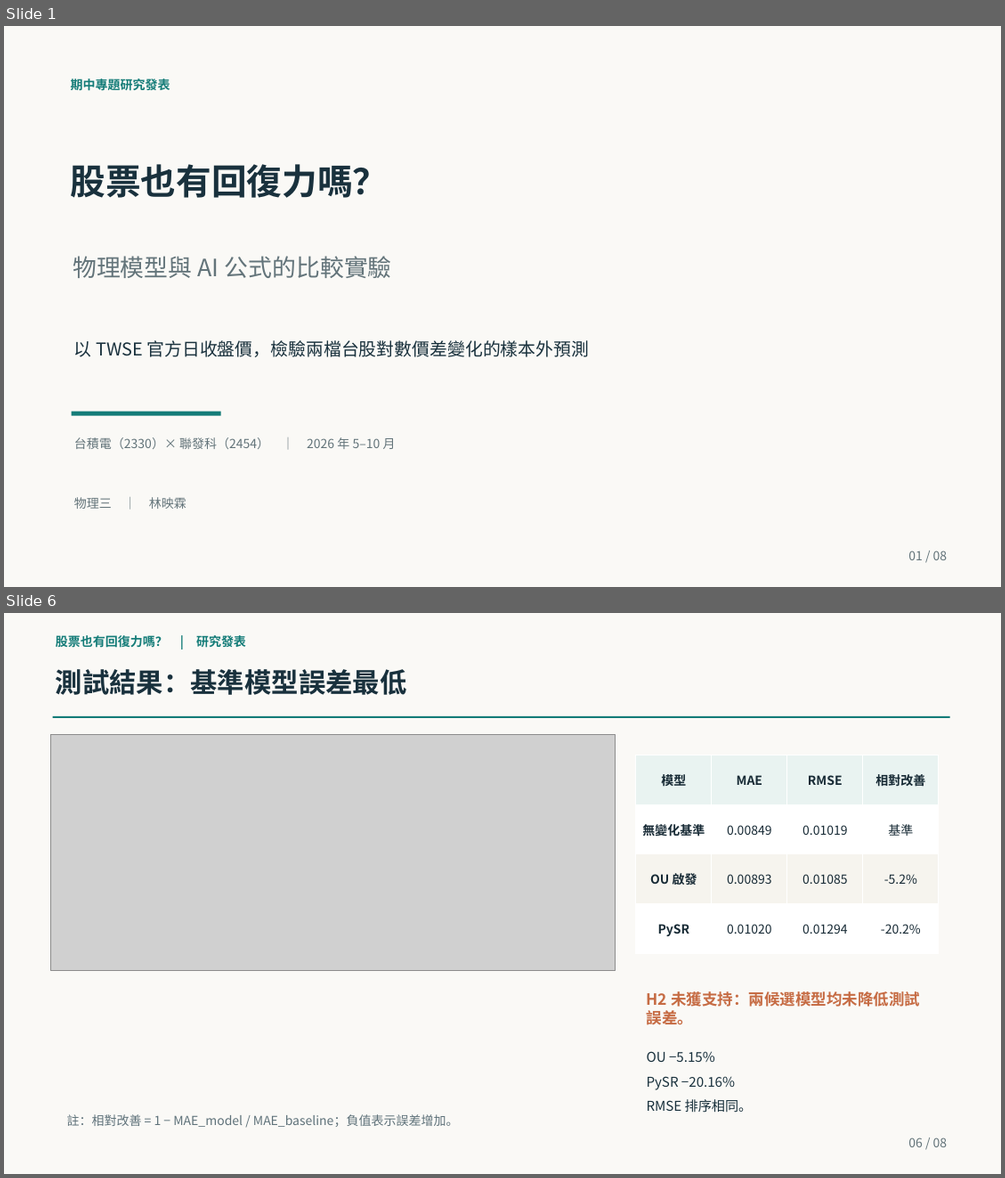
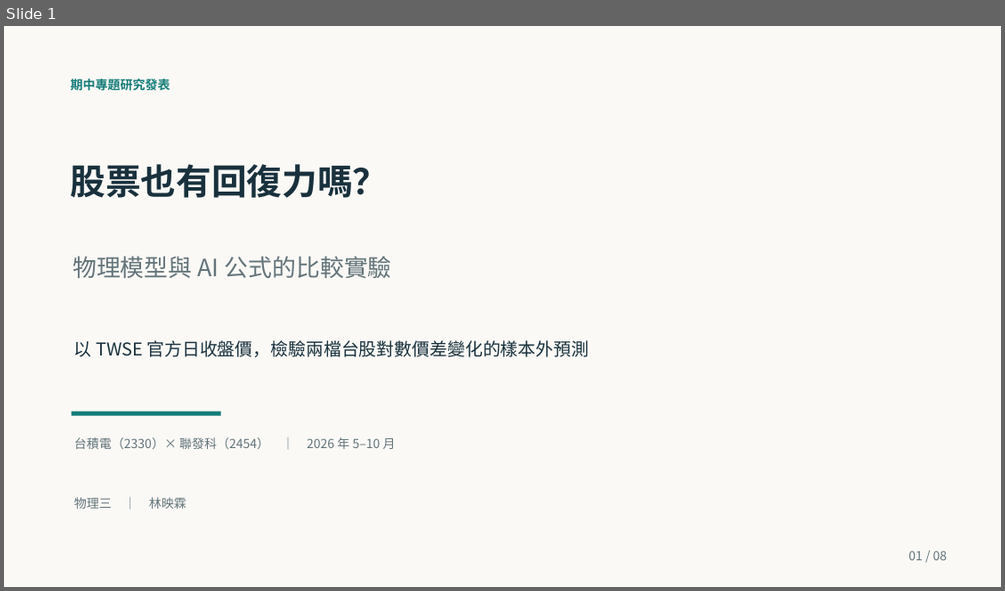
Before and after one commit to yinglinlin010/market-physics-lab, a slide deck: slides/midterm_90s.pptx. Shown one above the other, each under a label of ours: slides 1 and 6 before the commit, slide 1 after it; the slides between them are not shown. The pictures are 1005x1178 and 1005x591 pixels, drawn with LibreOffice and Linux fonts; fonts in the diff are those of the drawing; grey boxes stand for pictures. Boxes give left, top, right and bottom in pixels: in the first picture for what was removed or moved away, otherwise in the second. Text is boxed around its words. In the diff, an @@ line names an element or a change of style, - is before the commit and + after.

```diff
--- a/slides/midterm_90s.pptx
+++ b/slides/midterm_90s.pptx
@@ slide 6 removed at [4, 613, 1001, 1174], background #FAF9F6 @@
@@ text removed at [56, 635, 246, 648] @@
-股票也有回復力嗎？ | 研究發表
@@ text removed at [56, 669, 406, 695] @@
-測試結果：基準模型誤差最低
@@ rectangle removed at [53, 716, 950, 718] @@
@@ picture removed at [50, 734, 615, 971] @@
@@ table removed at [636, 755, 938, 953], 4 rows, 4 columns @@
-模型 | MAE | RMSE | 相對改善
-無變化基準 | 0.00849 | 0.01019 | 基準
-OU 啟發 | 0.00893 | 0.01085 | -5.2%
-PySR | 0.01020 | 0.01294 | -20.2%
@@ text removed at [647, 991, 920, 1025] @@
-H2 未獲支持：兩候選模型均未降低測試誤差。
@@ text removed at [647, 1051, 752, 1112] @@
-OU −5.15%
-PySR −20.16%
-RMSE 排序相同。
@@ text removed at [67, 1114, 459, 1127] @@
-註：相對改善 = 1 − MAE_model / MAE_baseline；負值表示誤差增加。
@@ text removed at [908, 1137, 947, 1147] @@
-06 / 08
```
Also in this commit, not shown: 2 slides changed, 5 slides added, 4 other slides removed, 2 other files.
